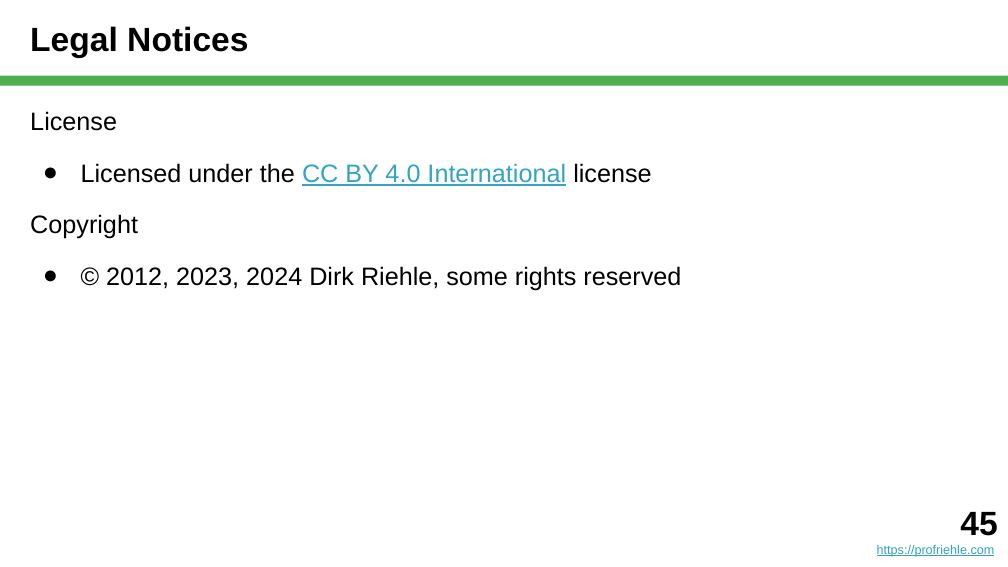
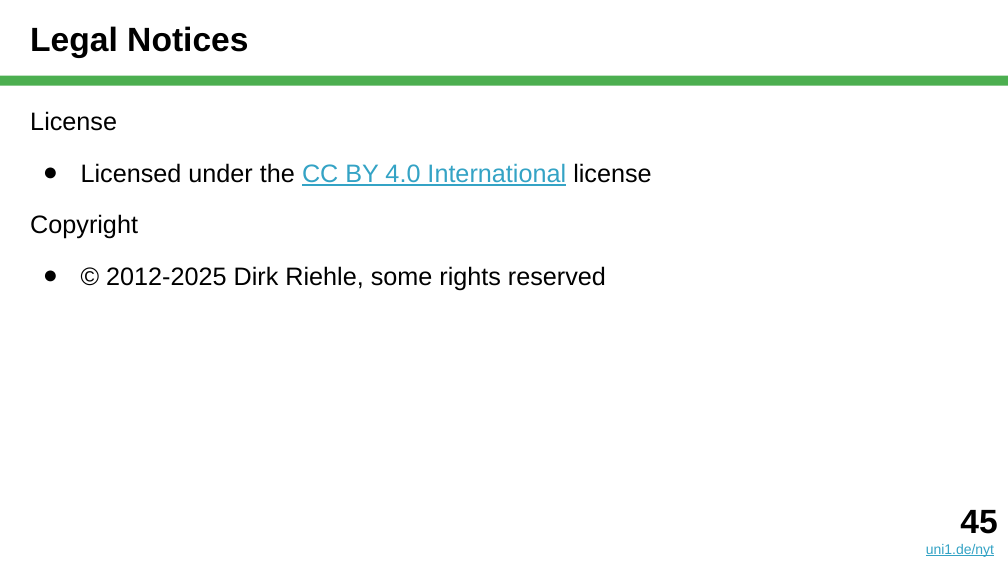
Before and after one commit to dirkriehle/nyt-course, a slide deck: slide 45 of Lecture slides/NYT E02 - Scientific Publishing.pptx. Drawn at 1008x567 pixels with LibreOffice and Linux fonts; fonts in the diff are those of the drawing. Boxes give left, top, right and bottom in pixels: in the first picture for what was removed or moved away, otherwise in the second. Text is boxed around its words. In the diff, an @@ line names an element or a change of style, - is before the commit and + after.

```diff
--- a/Lecture slides/NYT E02 - Scientific Publishing.pptx
+++ b/Lecture slides/NYT E02 - Scientific Publishing.pptx
@@ text at <box>106,266,606,290</box>: text changed @@
-● © 2012, 2023, 2024 Dirk Riehle, some rights reserved
+● © 2012-2025 Dirk Riehle, some rights reserved
@@ text at <box>926,544,994,557</box>: text changed; size 9 to 10 pt @@
-https://profriehle.com
+uni1.de/nyt
```
Also in this commit, not shown: 1 other slide changed, 3 other files.
